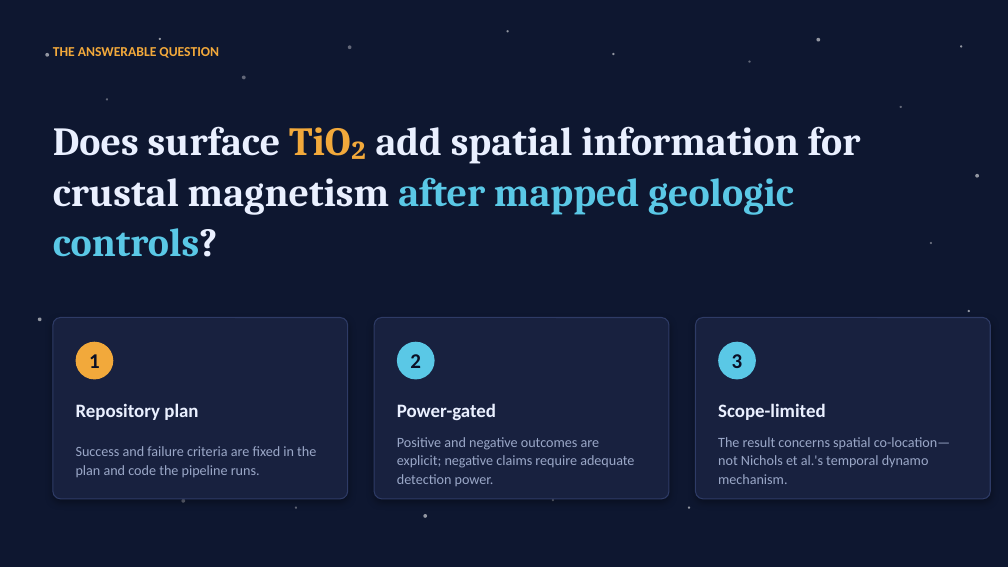
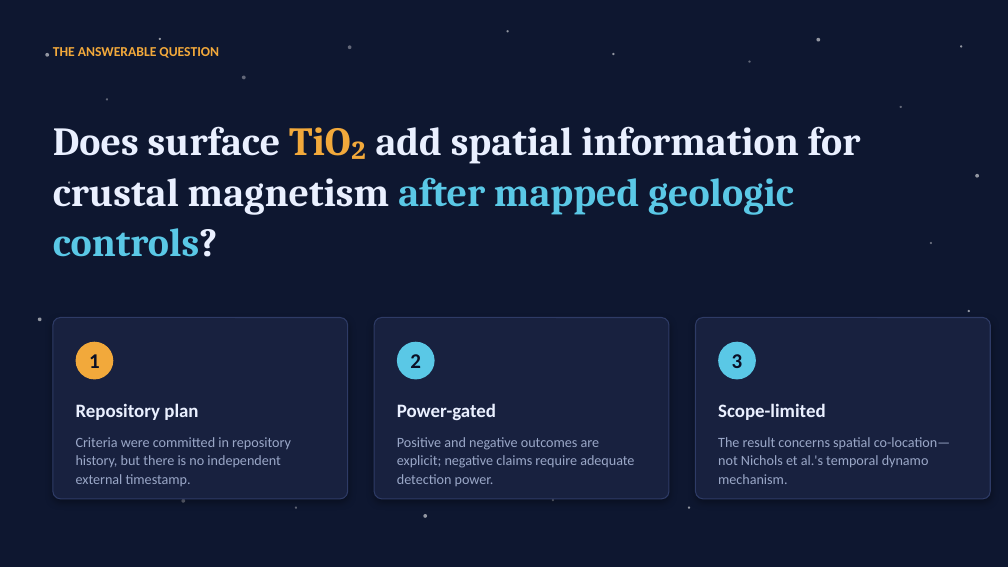
Before and after one commit to lemoon01110/Lunar-Titanium-Magnetism, a slide deck: slide 6 of Paper-and-Pitch/Pitch.pptx (slide 5 before the commit). Drawn at 1008x567 pixels with LibreOffice and Linux fonts; fonts in the diff are those of the drawing. Boxes give left, top, right and bottom in pixels: in the first picture for what was removed or moved away, otherwise in the second. Text is boxed around its words. In the diff, an @@ line names an element or a change of style, - is before the commit and + after.

```diff
--- a/Paper-and-Pitch/Pitch.pptx
+++ b/Paper-and-Pitch/Pitch.pptx
@@ text at bbox=[76, 437, 291, 486]: text changed @@
-Success and failure criteria are fixed in the plan and code the pipeline runs.
+Criteria were committed in repository history, but there is no independent external timestamp.
```
Also in this commit, not shown: 2 other slides changed, 1 slide added.
